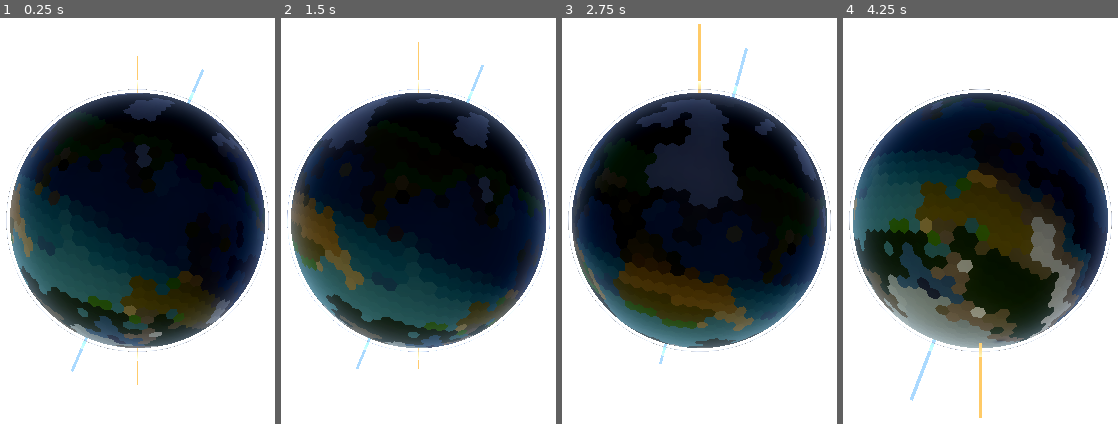
Above: before the commit, frames 1-4 (left to right).
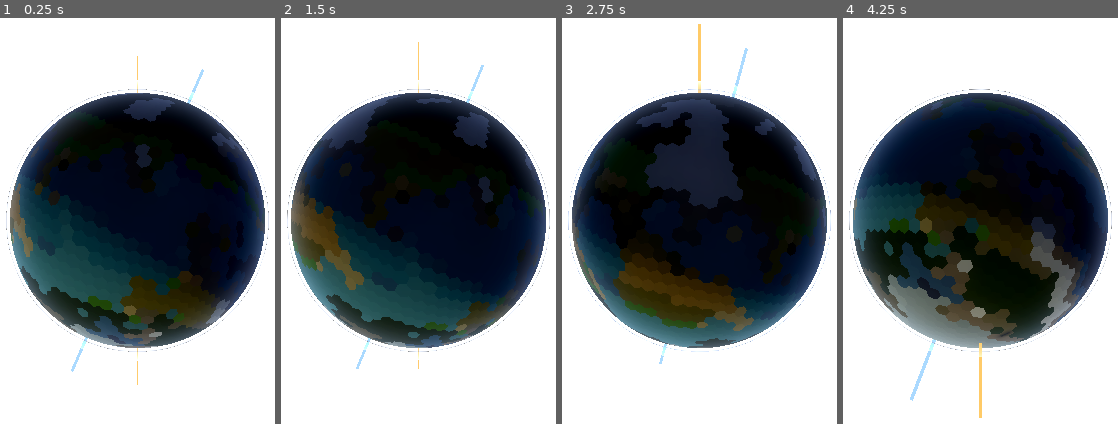
Above: after the commit, the same moments.

Repository: Halfwhit/hex-planet-gen
Game: Godot game, scene res://scenes/Main.tscn
Same seed, same stepped clock (60 frames per second), same inputs: the game is played once before the commit and once after it.
Inputs (mouse positions are in pixels of both pictures, inside the frame that each line leads up to):
- Up to frame 1 (0.25 s): no input
- Up to frame 2 (1.5 s): tap Enter at 0.5 s; move the mouse to (outside the picture) at 0.52 s; tap E at 0.6 s; click (outside the picture) at 0.67 s; drag from (outside the picture) to (377, 310) at 1.27 s
- Up to frame 3 (2.75 s): move the mouse to (779, 123) at 2.02 s; tap E at 2.1 s; click (779, 123) at 2.17 s
- Up to frame 4 (4.25 s): drag from (939, 310) to (outside the picture) at 2.77 s; move the mouse to (outside the picture) at 3.52 s; tap E at 3.6 s; click (outside the picture) at 3.67 s

The runs differ from the first frame. In frame 2, 0.2% of the frame differs, in the area x 2-98%, y 17-83%; in frame 3, 0.2%; in frame 4, 8.4%, in the area x 5-89%, y 33-80%.

Commit message:
Fix orbit plane: X/Z (horizontal) instead of X/Y
Co-Authored-By: Claude Sonnet 4.6 <noreply@anthropic.com>

Diff:
--- a/scripts/Sun.gd
+++ b/scripts/Sun.gd
@@ -84,4 +84,4 @@
 	var flat_x: float = cos(_angle) * sun_distance
 	var flat_y: float = sin(_angle) * sun_distance
 	var tilt: float = deg_to_rad(sun_inclination)
-	_planet_position = Vector3(flat_x, flat_y * cos(tilt), flat_y * sin(tilt))
+	_planet_position = Vector3(flat_x, flat_y * sin(tilt), flat_y * cos(tilt))
